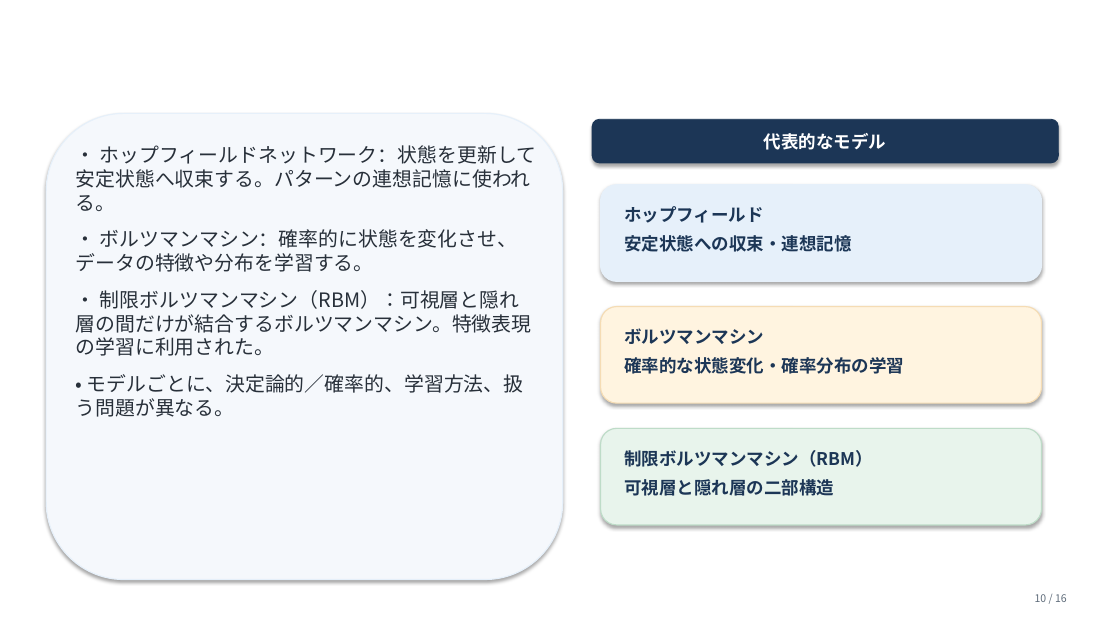
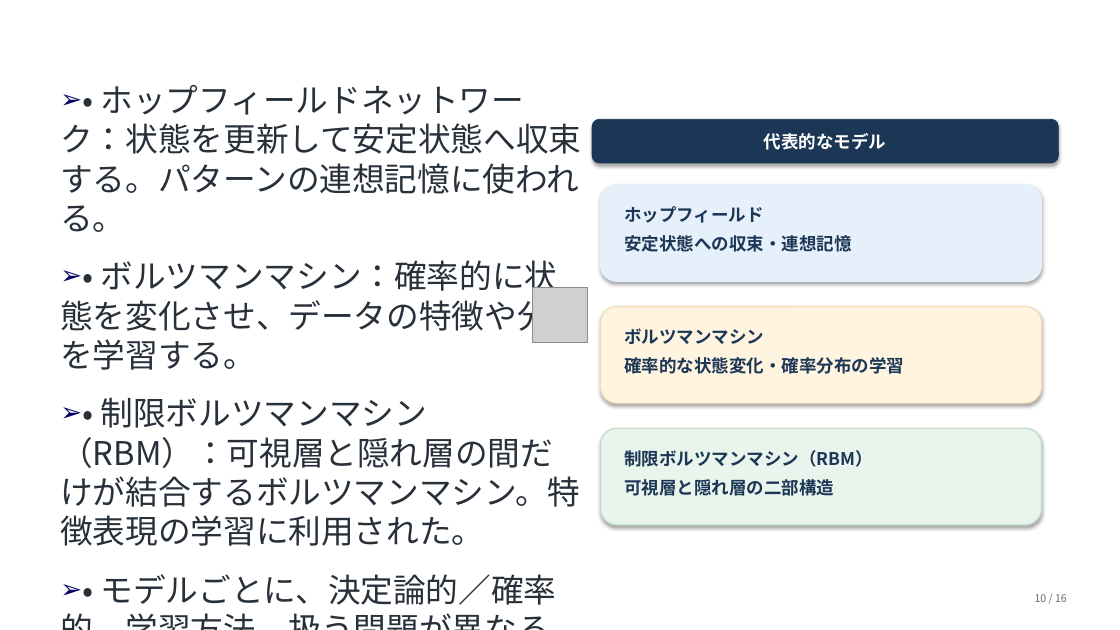
Before and after one commit to zassou-robo/Introduction_knowledge_science_6, a slide deck: slide 10 of 第6回_05知識科学概論.pptx. Drawn at 1120x630 pixels with LibreOffice and Linux fonts; fonts in the diff are those of the drawing; grey boxes stand for pictures; background and template pictures are left out. Boxes give left, top, right and bottom in pixels: in the first picture for what was removed or moved away, otherwise in the second. Text is boxed around its words. In the diff, an @@ line names an element or a change of style, - is before the commit and + after.

```diff
--- a/第6回_05知識科学概論.pptx
+++ b/第6回_05知識科学概論.pptx
@@ text "• ホップフィールドネットワーク：状態を更新して安定状態へ収束する。パターンの連想記憶に使われる。": place and size @@
-text "• ホップフィールドネットワーク：状態を更新して安定状態へ収束する。パターンの連想記憶に使われる。" at (76, 145, 536, 417)
+text "• ホップフィールドネットワーク：状態を更新して安定状態へ収束する。パターンの連想記憶に使われる。" at (60, 85, 582, 605)
@@ text "• ホップフィールドネットワーク：状態を更新して安定状態へ収束する。パターンの連想記憶に使われる。" at (60, 85, 582, 605): size 17 to 28 pt; bullet none to ➢; more space between paragraphs @@
@@ rounded rectangle removed at (46, 113, 563, 580) @@
@@ picture added at (533, 287, 588, 343) @@
```
Also in this commit, not shown: 15 other slides changed.
